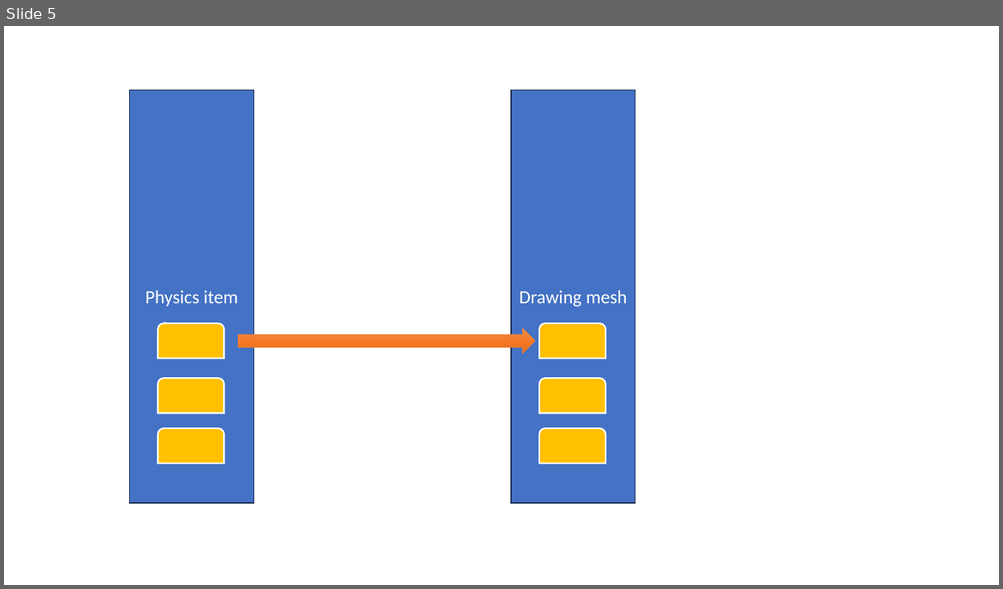
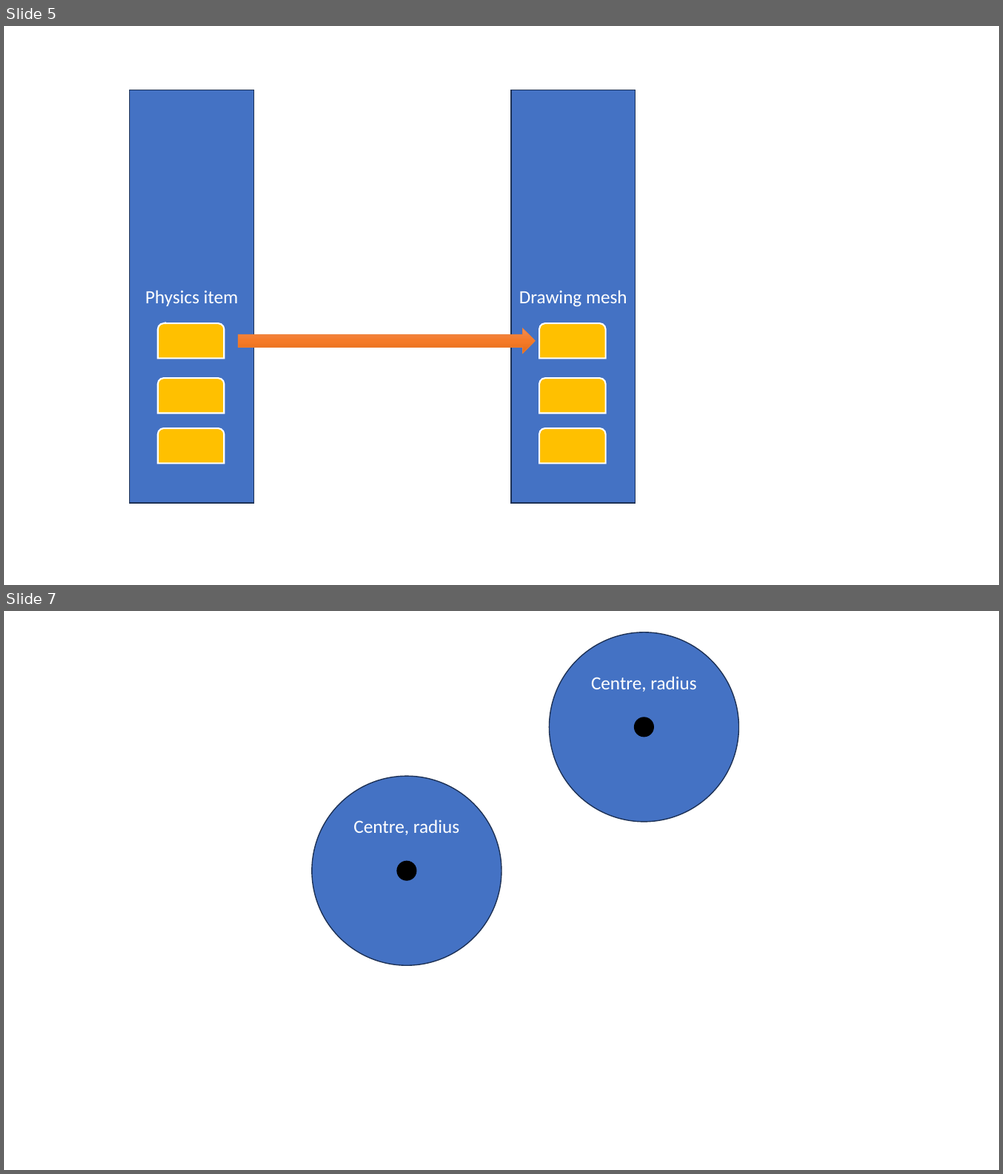
Before and after one commit to FeeneyCodes/GDP202425, a slide deck: 6019_Phys_1/D2D/W02/Collision_Detection (2024).pptx. Shown one above the other, each under a label of ours: slide 5 before the commit, slides 5 and 7 after it; the slides between them are not shown. The pictures are 1003x589 and 1003x1174 pixels, drawn with LibreOffice and Linux fonts; fonts in the diff are those of the drawing. Boxes give left, top, right and bottom in pixels: in the first picture for what was removed or moved away, otherwise in the second. Text is boxed around its words. In the diff, an @@ line names an element or a change of style, - is before the commit and + after.

```diff
--- a/6019_Phys_1/D2D/W02/Collision_Detection (2024).pptx
+++ b/6019_Phys_1/D2D/W02/Collision_Detection (2024).pptx
@@ slide 7 added at <box>4,611,999,1170</box>, background #FFFFFF @@
@@ ellipse added at <box>549,632,739,822</box>, fill #4472C4, outline #1E3256 1 pt, 18 pt, text #FFFFFF @@
+Centre, radius
@@ ellipse added at <box>634,718,654,737</box>, fill #000000, outline #000000 1 pt @@
@@ ellipse added at <box>312,776,502,965</box>, fill #4472C4, outline #1E3256 1 pt, 18 pt, text #FFFFFF @@
+Centre, radius
@@ ellipse added at <box>397,862,417,881</box>, fill #000000, outline #000000 1 pt @@
```
Also in this commit, not shown: 2 slides changed, 3 other slides added, 1 slide removed, 42 other files.
